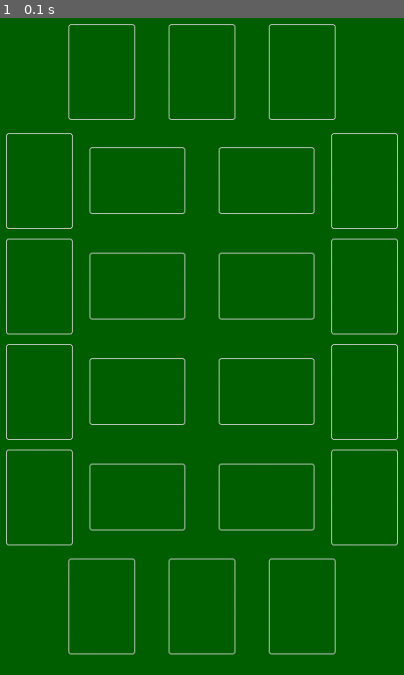
Above: before the commit, frame 1.
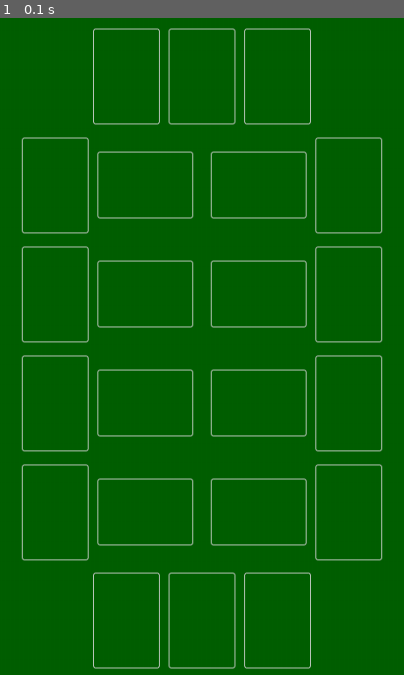
Above: after the commit, the same moment.

Repository: Squizzy/crapette-python
Game: pygame game, started from pygame-client.py
The game is run twice, just before and just after one commit, with the same random seed, the same clock (stepped at 60 frames per second) and the same inputs.
Inputs:
- Up to frame 1 (0.1 s): no input

The runs differ from the first frame. In frame 1, 8.4% of the frame differs, in the area x 1-99%, y 0-100%.

Commit message:
Refactored the StacksPositions class making it easier to resize the whole game; created an initial GameState class

Diff:
--- a/pygame-client.py
+++ b/pygame-client.py
@@ -25,87 +25,156 @@
 card_game_width: int = int(card_img_width * card_game_height / card_img_height)
 
 
-class StacksPositions:
-    _x: int
-    _y: int
-    # _name: str
-
-    def __init__(self, x: int, y: int) -> None:
-        if  x < 0 or \
-            y < 0 or \
-            x > (GAME_WIDTH - card_game_width) or\
-            y > (GAME_HEIGHT - card_game_height):
-            raise ValueError("The stack is not being positioned on the game area")
-        self._x = x
-        self._y = y
+# Stores a copy of the game state from the server
+# Updates from the server
+class GameState:
+    _stacks: dict[str, list[str]]
+    _turn_player: int
+
+    def __init__(self) -> None:
+        self._stacks = {
+            "player_crapette":      [],
+            "player_remainder":     [],
+            "player_bin":           [],
+            "player_tableau":       [],
+            "player_foundation":    [],
+            "opponent_crapette":    [],
+            "opponent_remainder":   [],
+            "opponent_bin":         [],
+            "opponent_tableau":     [],
+            "opponent_foundation":  [],
+        }
+
+
+class StacksLayout:
+    _screen_width: int
+    _screen_height: int
+    _card_width: int
+    _card_height: int
+    _margin_x: int
+    _margin_y: int
+    _center_x: int
+    _center_y: int
+
+    def __init__(self) -> None:
+        """
+        Initialise the stacks layout
+        Calculate the positions of the stacks
+        Store the positions in the _positions attribute
+        """
+        self._screen_width = GAME_WIDTH
+        self._screen_height = GAME_HEIGHT
+        self._card_width = card_game_width
+        self._card_height = card_game_height
+
+        self._margin_x = self._card_width // 7
+        self._margin_y = self._card_height // 7
+        self._center_x = self._screen_width // 2
+        self._center_y = self._screen_height // 2
+
+        self._positions = self._calculate_positions()
 
     @property
-    def x(self) -> int:
-        return self._x
-
-    @property
-    def y(self) -> int:
-        return self._y
-
-# vertical alignments
-OPPONENT_ROW: int = int(card_game_height / 7)
-
-TABLEAU_ROW_1: int = OPPONENT_ROW + card_game_height + int(card_game_height / 7)
-TABLEAU_ROW_2: int = TABLEAU_ROW_1 + card_game_height + int(card_game_height / (7 + 7/3))
-TABLEAU_ROW_3: int = TABLEAU_ROW_2 + card_game_height + int(card_game_height / (7 + 7/3))
-TABLEAU_ROW_4: int = TABLEAU_ROW_3 + card_game_height + int(card_game_height / (7 + 7/3))
-
-FOUNDATION_ROW_1: int = TABLEAU_ROW_1 + int((card_game_height - card_game_width) /2)
-FOUNDATION_ROW_2: int = TABLEAU_ROW_2 + int((card_game_height - card_game_width) /2)
-FOUNDATION_ROW_3: int = TABLEAU_ROW_3 + int((card_game_height - card_game_width) /2)
-FOUNDATION_ROW_4: int = TABLEAU_ROW_4 + int((card_game_height - card_game_width) /2)
-
-PLAYER_ROW: int = TABLEAU_ROW_4 + card_game_height + int(card_game_height / 7)
-
-# horizontal alignments
-REMAINDER_OPPONENT_COL: int = int(GAME_WIDTH / 2) - int(card_game_width / 2)
-BIN_OPPONENT_COL: int = REMAINDER_OPPONENT_COL - int(card_game_width / 2) - card_game_width
-CRAPETTE_OPPONENT_COL: int = REMAINDER_OPPONENT_COL + card_game_width + int(card_game_width / 2)
-
-CRAPETTE_PLAYER_COL: int = BIN_OPPONENT_COL
-REMAINDER_PLAYER_COL: int = REMAINDER_OPPONENT_COL
-BIN_PLAYER_COL: int = CRAPETTE_OPPONENT_COL
-
-FOUNDATION_PLAYER_COL: int = int(GAME_WIDTH / 2) + int(card_game_width / 4)
-TABLEAU_PLAYER_COL: int = int(GAME_WIDTH / 2) + card_game_height + int(card_game_width / 2)
-FOUNDATION_OPPONENT_COL: int = int(GAME_WIDTH / 2) - int(card_game_width / 4) - card_game_height
-TABLEAU_OPPONENT_COL: int = int(GAME_WIDTH / 2) - card_game_height - int(card_game_width / 2) - card_game_width
-
-# stack_positions: name: (x, y), vertical (true) or horizontal
-stacks_positions: dict[str, tuple[int, int, bool]] = {
-    "opponent_crapette":    (CRAPETTE_OPPONENT_COL,  OPPONENT_ROW, True),
-    "opponent_remainder":   (REMAINDER_OPPONENT_COL, OPPONENT_ROW, True),
-    "opponent_bin":         (BIN_OPPONENT_COL,       OPPONENT_ROW, True),
-
-    "opponent_tableau_4":   (TABLEAU_OPPONENT_COL, TABLEAU_ROW_4, True),
-    "opponent_tableau_3":   (TABLEAU_OPPONENT_COL, TABLEAU_ROW_3, True),
-    "opponent_tableau_2":   (TABLEAU_OPPONENT_COL, TABLEAU_ROW_2, True),
-    "opponent_tableau_1":   (TABLEAU_OPPONENT_COL, TABLEAU_ROW_1, True),
-
-    "opponent_foundation_4": (FOUNDATION_OPPONENT_COL, FOUNDATION_ROW_4, False),
-    "opponent_foundation_3": (FOUNDATION_OPPONENT_COL, FOUNDATION_ROW_3, False),
-    "opponent_foundation_2": (FOUNDATION_OPPONENT_COL, FOUNDATION_ROW_2, False),
-    "opponent_foundation_1": (FOUNDATION_OPPONENT_COL, FOUNDATION_ROW_1, False),
-
-    "player_foundation_1": (FOUNDATION_PLAYER_COL, FOUNDATION_ROW_4, False),
-    "player_foundation_2": (FOUNDATION_PLAYER_COL, FOUNDATION_ROW_3, False),
-    "player_foundation_3": (FOUNDATION_PLAYER_COL, FOUNDATION_ROW_2, False),
-    "player_foundation_4": (FOUNDATION_PLAYER_COL, FOUNDATION_ROW_1, False),
-
-    "player_tableau_1": (TABLEAU_PLAYER_COL, TABLEAU_ROW_4, True),
-    "player_tableau_2": (TABLEAU_PLAYER_COL, TABLEAU_ROW_3, True),
-    "player_tableau_3": (TABLEAU_PLAYER_COL, TABLEAU_ROW_2, True),
-    "player_tableau_4": (TABLEAU_PLAYER_COL, TABLEAU_ROW_1, True),
-
-    "player_crapette":  (CRAPETTE_PLAYER_COL,  PLAYER_ROW, True),
-    "player_remainder": (REMAINDER_PLAYER_COL, PLAYER_ROW, True),
-    "player_bin":       (BIN_PLAYER_COL,       PLAYER_ROW, True),
-}
+    def stacks_positions(self) -> dict[str, tuple[int, int, bool]]:
+        """
+        Get the positions of the stacks
+
+        Returns:
+            dict[str, tuple[int, int, bool]]: a dictionary containing:
+                - key: the name of the stack
+                - values:
+                    - the top left corner coordinate of the bottom of the stack x, y
+                    - a boolean indicating if the card is placed vertically or horizontally
+        """
+        return self._positions
+
+    def _calculate_positions(self) -> dict[str, tuple[int, int, bool]]:
+        """
+        Calculate the positions of the stacks
+        Assign the top left corner coordiinate of the stacks
+        Assign the orientation of the cards in the stacks
+
+        Returns:
+            dict[str, tuple[int, int, bool]]: a dictionary containing:
+                - the name of the stack
+                - the top left corner coordinate of the bottom of the stack
+                - a boolean indicating if the card is placed vertically or horizontally
+
+        """
+        # x positions (top left corner)
+        player_center_x = self._center_x - self._card_width // 2
+        player_left_x = player_center_x - self._card_width - self._margin_x
+        player_right_x = player_center_x + self._card_width + self._margin_x
+        player_foundation_x = self._center_x + self._margin_x
+        player_tableau_x = player_foundation_x + self._margin_x + self._card_height
+
+        opponent_center_x = self._center_x - self._card_width // 2
+        opponent_left_x = opponent_center_x - self._card_width - self._margin_x
+        opponent_right_x = opponent_center_x + self._card_width + self._margin_x
+        opponent_foundation_x = self._center_x - self._margin_x - self._card_height
+        opponent_tableau_x = opponent_foundation_x - self._margin_x - self._card_width
+
+        # y positions (top left corner)
+        opponent_y = self._center_y - self._card_height * 3 - int(self._margin_y * 2.5)
+        player_y = self._center_y + self._card_height * 2 + int(self._margin_y * 2.5)
+        tableau_top_y = self._center_y - self._card_height * 2 - int(self._margin_y * 1.5)
+        foundation_top_y = tableau_top_y + (self._card_height - self._card_width) //2
+        tableau_spacing_y = self._card_height + self._margin_y
+        # foundation_spacing_y = tableau_spacing_y + self._margin_y
+
+        opponent_base_stacks_positions: dict[str, tuple[int, int, bool]] = {
+            "opponent_crapette":    (opponent_right_x,  opponent_y, True),
+            "opponent_remainder":   (opponent_center_x, opponent_y, True),
+            "opponent_bin":         (opponent_left_x, opponent_y, True),
+        }
+
+        player_base_stacks_positions: dict[str, tuple[int, int, bool]] = {
+            "player_crapette":  (player_left_x, player_y, True),
+            "player_remainder": (player_center_x, player_y, True),
+            "player_bin":       (player_right_x, player_y, True),
+        }
+
+        center_stacks_positions: dict[str, tuple[int, int, bool]] = {}
+        for p in range(4):
+            o = 3 - p
+            center_stacks_positions[f"opponent_tableau_{o}"] = (opponent_tableau_x, tableau_top_y + tableau_spacing_y * o, True)
+            center_stacks_positions[f"opponent_foundation_{o}"] = (opponent_foundation_x, foundation_top_y + tableau_spacing_y * o, False)
+            center_stacks_positions[f"player_tableau_{p}"] = (player_tableau_x, tableau_top_y + tableau_spacing_y * p, True)
+            center_stacks_positions[f"player_foundation_{p}"] = (player_foundation_x, foundation_top_y + tableau_spacing_y * p, False)
+
+    #             f"opponent_tableau_4":   (opponent_tableau_x, tableau_top_y, True),
+    #             f"opponent_tableau_3":   (opponent_tableau_x, tableau_top_y + tableau_spacing_y, True),
+    #             f"opponent_tableau_2":   (opponent_tableau_x, tableau_top_y + tableau_spacing_y * 2, True),
+    #             f"opponent_tableau_1":   (opponent_tableau_x, tableau_top_y + tableau_spacing_y * 3, True),
+    #             f
+    #             f"opponent_foundation_4": (opponent_foundation_x, foundation_top_y, False),
+    #             f"opponent_foundation_3": (opponent_foundation_x, foundation_top_y + foundation_spacing_y, False),
+    #             f"opponent_foundation_2": (opponent_foundation_x, foundation_top_y + foundation_spacing_y * 2, False),
+    #             f"opponent_foundation_1": (opponent_foundation_x, foundation_top_y + foundation_spacing_y * 3, False),
+    # f
+    #             f"player_foundation_1": (player_foundation_x, foundation_top_y, False),
+    #             f"player_foundation_2": (player_foundation_x, foundation_top_y + foundation_spacing_y, False),
+    #             f"player_foundation_3": (player_foundation_x, foundation_top_y + foundation_spacing_y * 2, False),
+    #             f"player_foundation_4": (player_foundation_x, foundation_top_y + foundation_spacing_y * 3, False),
+    # f
+    #             f"player_tableau_1": (player_tableau_x, tableau_top_y, True),
+    #             f"player_tableau_2": (player_tableau_x, tableau_top_y + tableau_spacing_y, True),
+    #             f"player_tableau_3": (player_tableau_x, tableau_top_y + tableau_spacing_y * 2, True),
+    #             f"player_tableau_4": (player_tableau_x, tableau_top_y + tableau_spacing_y * 3, True),
+
+        # }
+        # combine the 3 dictionaries
+        stacks_positions = opponent_base_stacks_positions |center_stacks_positions | player_base_stacks_positions
+        return stacks_positions
+
+    def screen_resize(self, width: int, height: int):
+        """
+        Resize the screen
+        Recalculate the positions of the stacks
+        """
+        self._screen_width = width
+        self._screen_height = height
+        self._calculate_positions()
 
 
 card_faces: dict[str, pygame.Surface] = {}
@@ -119,7 +188,7 @@
 
 def window_init() -> pygame.Surface:
     # Set up the game window
-    surface: pygame.Surface = pygame.display.set_mode((GAME_WIDTH, GAME_HEIGHT)) #, pygame.RESIZABLE)
+    surface: pygame.Surface = pygame.display.set_mode((GAME_WIDTH, GAME_HEIGHT), pygame.RESIZABLE)
 
     # Set title of window
     pygame.display.set_caption("pygame title")
@@ -183,6 +252,8 @@
 
 
 def place_stacks(surface: pygame.Surface):
+    stacks_positions = StacksLayout().stacks_positions
+
     for stack in stacks_positions:
         blit_blank = card_faces["EC"] if stacks_positions[stack][2] \
             else pygame.transform.rotate(card_faces["EC"].copy(), 90)
@@ -227,6 +298,9 @@
             elif event.type == pygame.MOUSEMOTION and moving:
                 # print(f"Mouse Move: {rect.x=}, {rect.y=}")
                 rect.move_ip(event.rel)
+            elif  event.type == pygame.VIDEORESIZE:
+                # print(f"Video Resize: {event.size=}")
+                StacksLayout().screen_resize(event.w, event.h)
             else:
                 pass
 
